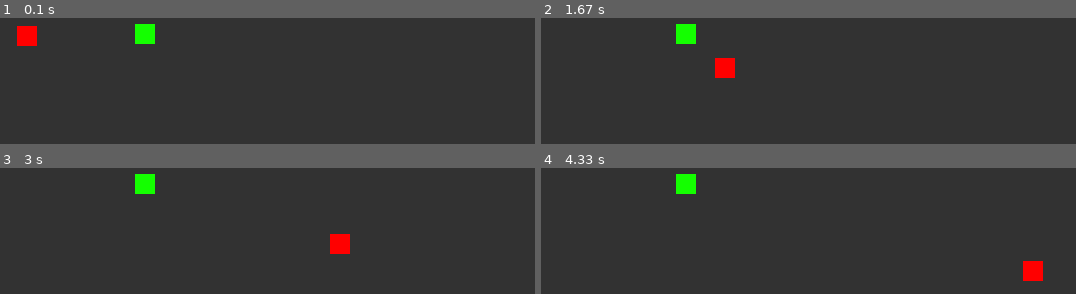
Above: before the commit, frames 1-4 (two rows, left to right).
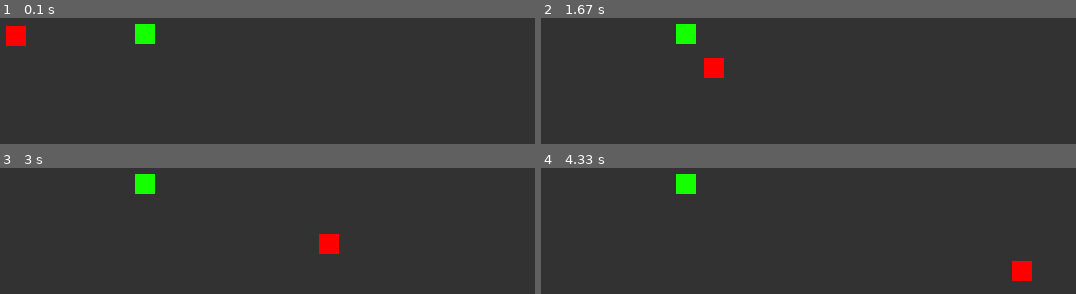
Above: after the commit, the same moments.

Repository: Poenics/Platformer
Game: pygame game, started from main.py
Two runs of this game, one before a commit and one after it. Both use one fixed random seed, a clock stepped at 60 frames per second and the inputs below.
Inputs:
- Up to frame 1 (0.1 s): no input
- Up to frame 2 (1.67 s): hold Right 0.33-0.8 s; hold Right 0.83-1.3 s; hold Right from 1.33 s (still down)
- Up to frame 3 (3 s): release Right at 1.97 s; hold Right 2-2.47 s; hold Right 2.5-2.97 s
- Up to frame 4 (4.33 s): hold Right 3-3.63 s; hold Right 3.67-4.13 s; hold Right from 4.17 s (still down)

The runs differ from the first frame. In frame 1, 0.7% of the frame differs, in the area x 1-7%, y 6-23%; in frame 2, 0.7%; in frame 3, 0.7%; in frame 4, 0.7%.

Commit message:
Changed X for testing purposes

Diff:
--- a/main.py
+++ b/main.py
@@ -10,7 +10,7 @@
 
 def run():
 
-    x = 80
+    x = 69
     y = 300
     go = True
     while go:
